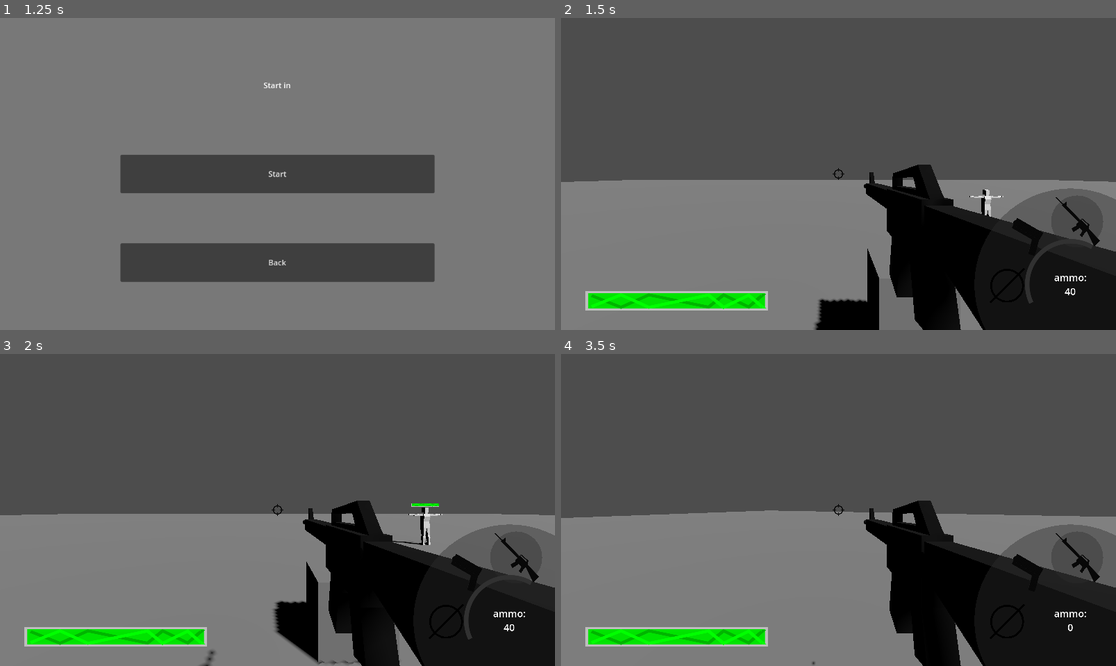
Above: before the commit, frames 1-4 (two rows, left to right).
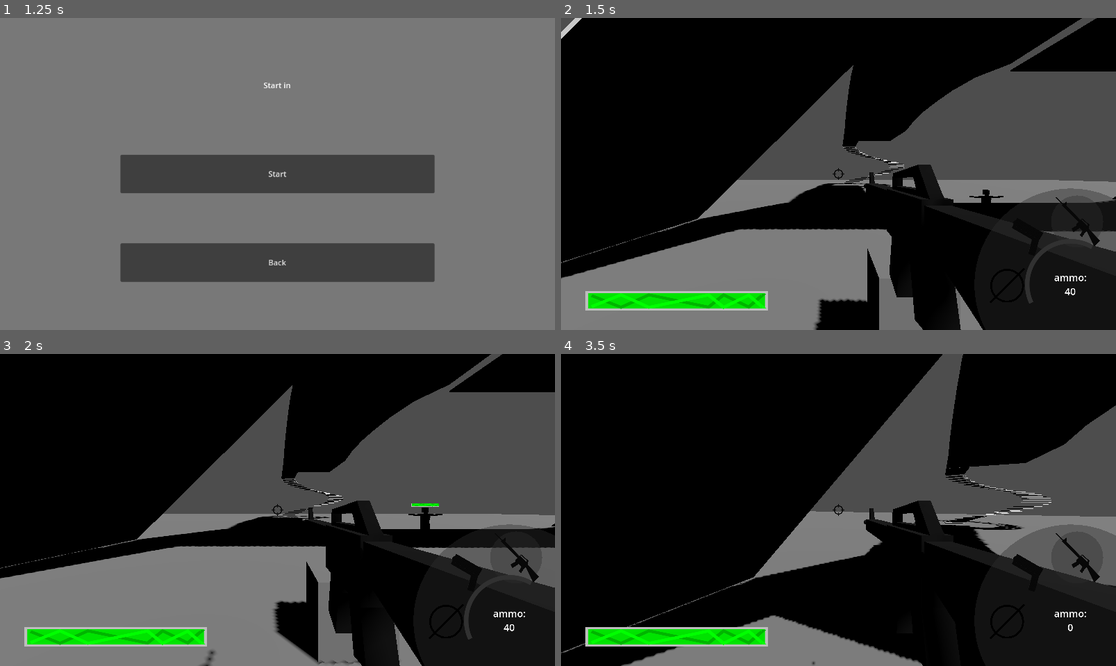
Above: after the commit, the same moments.

Repository: KellyBringino/FirstPersonShooterTest
Game: Godot game, scene res://UI/MainMenu.tscn
Same seed, same stepped clock (60 frames per second), same inputs: the game is played once before the commit and once after it.
Inputs (mouse positions are in pixels of both pictures, inside the frame that each line leads up to):
- Up to frame 1 (1.25 s): click "Start" at 0.5 s
- Up to frame 2 (1.5 s): click "Start" at 1.25 s
- Up to frame 3 (2 s): no input
- Up to frame 4 (3.5 s): tap Enter at 2 s; move the mouse to (866, 510) at 2.02 s; press the mouse at (866, 510) at 2.03 s; hold W (forward) from 2.03 s (still down); tap Space (jump) at 2.27, 3.02 s; move the mouse to (810, 510) at 2.77 s; release the mouse at (810, 510) at 2.78 s; click (810, 510) at 2.85 s

Frame 1 is identical in both runs. In frame 2, 47% of the frame differs, in the area x 0-100%, y 0-84%; in frame 3, 40%; in frame 4, 60%, in the area x 0-100%, y 0-100%.
Error in both runs: Invalid access to property or key 'collision_layer' on a base object of type 'null instance'. (res://Guns/Gun.gd:23)

Commit message:
added physical skeletons to enemies

Diff:
--- a/Enemies/enemy.gd
+++ b/Enemies/enemy.gd
@@ -19,6 +19,7 @@
 	if not is_on_floor():
 		velocity.y -= gravity * delta
 
+
 	move_and_slide()
 
 func damage(amount):
--- a/Enemies/enemy.tscn
+++ b/Enemies/enemy.tscn
@@ -1,7 +1,7 @@
-[gd_scene load_steps=8 format=3 uid="uid://d0hem5d3ho1dn"]
+[gd_scene load_steps=7 format=3 uid="uid://d0hem5d3ho1dn"]
 
 [ext_resource type="Script" path="res://Enemies/enemy.gd" id="1_qr6at"]
-[ext_resource type="PackedScene" uid="uid://t7gjbrn433l" path="res://Models/doll.glb" id="2_c0nj7"]
+[ext_resource type="PackedScene" uid="uid://btblrptk4sci8" path="res://Models/doll.tscn" id="2_bfte6"]
 [ext_resource type="Texture2D" uid="uid://cjrf3h3xoxrj0" path="res://Sprites/health.svg" id="4_n2ayh"]
 [ext_resource type="Texture2D" uid="uid://b1owhjin572wr" path="res://Sprites/bar back.svg" id="4_nf1n1"]
 
@@ -9,8 +9,6 @@
 
 [sub_resource type="ViewportTexture" id="ViewportTexture_xdtsg"]
 viewport_path = NodePath("Sprite3D/SubViewport")
-
-[sub_resource type="CylinderShape3D" id="CylinderShape3D_kpbdn"]
 
 [node name="Enemy" type="CharacterBody3D"]
 editor_description = "Enemy"
@@ -26,8 +24,7 @@
 [node name="ModelController" type="Node3D" parent="."]
 transform = Transform3D(-1, 0, -8.74228e-08, 0, 1, 0, 8.74228e-08, 0, -1, 0, 0, 0)
 
-[node name="doll" parent="ModelController" instance=ExtResource("2_c0nj7")]
-transform = Transform3D(-1, 0, 8.74228e-08, 0, 1, 0, -8.74228e-08, 0, -1, 0, 0, 0)
+[node name="doll" parent="ModelController" instance=ExtResource("2_bfte6")]
 
 [node name="Sprite3D" type="Sprite3D" parent="."]
 transform = Transform3D(0.2, 0, 0, 0, 0.2, 0, 0, 0, 0.2, 0, 2.14703, 0)
@@ -43,11 +40,3 @@
 value = 100.0
 texture_under = ExtResource("4_nf1n1")
 texture_progress = ExtResource("4_n2ayh")
-
-[node name="Area3D" type="Area3D" parent="."]
-collision_layer = 16
-collision_mask = 16
-
-[node name="CollisionShape3D" type="CollisionShape3D" parent="Area3D"]
-transform = Transform3D(0.5, 0, 0, 0, 1, 0, 0, 0, 0.5, 0, 1, 0)
-shape = SubResource("CylinderShape3D_kpbdn")
--- a/Guns/Gun.gd
+++ b/Guns/Gun.gd
@@ -21,7 +21,7 @@
 		mag -= 1
 		var object = shootRay.get_collider()
 		if object.collision_layer == 16:
-			object = object.get_node("../")
+			object = object.get_node("../../../../../")
 		if (object != null):
 			#print("hit a " + str(object))
 			#print(str(object.collision_layer))
--- a/Levels/testing_level.tscn
+++ b/Levels/testing_level.tscn
@@ -1,8 +1,9 @@
-[gd_scene load_steps=8 format=3 uid="uid://mp7msrg85bwo"]
+[gd_scene load_steps=9 format=3 uid="uid://mp7msrg85bwo"]
 
 [ext_resource type="PackedScene" uid="uid://b5gjr4qrdvma7" path="res://UI/GUI.tscn" id="1_8n7cw"]
 [ext_resource type="PackedScene" uid="uid://dq3sqbqaxx6kc" path="res://Player/Player.tscn" id="1_q3npf"]
 [ext_resource type="PackedScene" uid="uid://d0hem5d3ho1dn" path="res://Enemies/enemy.tscn" id="2_jvg7n"]
+[ext_resource type="PackedScene" uid="uid://bqvtyxpdghbsl" path="res://Models/battlefield1.glb" id="4_yuqeh"]
 
 [sub_resource type="BoxShape3D" id="BoxShape3D_ea8a7"]
 
@@ -50,3 +51,5 @@
 
 [node name="Enemy2" parent="." instance=ExtResource("2_jvg7n")]
 transform = Transform3D(1, 0, 0, 0, 1, 0, 0, 0, 1, 5, 0, 1)
+
+[node name="battlefield1" parent="." instance=ExtResource("4_yuqeh")]
--- /dev/null
+++ b/Models/doll.tscn
@@ -0,0 +1,328 @@
+[gd_scene load_steps=16 format=3 uid="uid://btblrptk4sci8"]
+
+[ext_resource type="PackedScene" uid="uid://t7gjbrn433l" path="res://Models/doll.glb" id="1_hxqbl"]
+
+[sub_resource type="BoxShape3D" id="BoxShape3D_c2ahu"]
+size = Vector3(0.255, 0.8, 0.34)
+
+[sub_resource type="CapsuleShape3D" id="CapsuleShape3D_75sq1"]
+radius = 0.06
+height = 0.35
+
+[sub_resource type="CapsuleShape3D" id="CapsuleShape3D_fmwi2"]
+radius = 0.06
+height = 0.3
+
+[sub_resource type="CapsuleShape3D" id="CapsuleShape3D_og6kx"]
+radius = 0.045
+height = 0.16
+
+[sub_resource type="CapsuleShape3D" id="CapsuleShape3D_ucfi4"]
+radius = 0.06
+height = 0.35
+
+[sub_resource type="CapsuleShape3D" id="CapsuleShape3D_mdp0a"]
+radius = 0.06
+height = 0.3
+
+[sub_resource type="CapsuleShape3D" id="CapsuleShape3D_p7gvi"]
+radius = 0.045
+height = 0.16
+
+[sub_resource type="BoxShape3D" id="BoxShape3D_5ay47"]
+size = Vector3(0.237213, 0.251251, 0.200989)
+
+[sub_resource type="CapsuleShape3D" id="CapsuleShape3D_bhye4"]
+radius = 0.08
+height = 0.366538
+
+[sub_resource type="CapsuleShape3D" id="CapsuleShape3D_5jgqk"]
+radius = 0.07
+height = 0.452621
+
+[sub_resource type="CapsuleShape3D" id="CapsuleShape3D_hp1ta"]
+radius = 0.07
+height = 0.4
+
+[sub_resource type="CapsuleShape3D" id="CapsuleShape3D_0x1wm"]
+radius = 0.08
+height = 0.366538
+
+[sub_resource type="CapsuleShape3D" id="CapsuleShape3D_o71mr"]
+radius = 0.07
+height = 0.452621
+
+[sub_resource type="CapsuleShape3D" id="CapsuleShape3D_bd385"]
+radius = 0.07
+height = 0.4
+
+[node name="doll" instance=ExtResource("1_hxqbl")]
+
+[node name="Armature" parent="." index="0"]
+transform = Transform3D(-4.37114e-08, 0, -1, 0, 1, 0, 1, 0, -4.37114e-08, 0, 0, 0)
+
+[node name="hands" parent="Armature/Skeleton3D" index="0"]
+transform = Transform3D(0.29501, 4.32967e-09, 1.04737e-08, -9.64292e-09, 1, -2.98023e-08, -4.41787e-09, 7.45058e-08, 1, -0.018547, 1.63641, -0.850441)
+
+[node name="forearms" parent="Armature/Skeleton3D" index="1"]
+transform = Transform3D(1, 3.83651e-09, 1.67887e-08, -3.07727e-08, 1, -2.5332e-07, -1.50169e-08, 2.23517e-07, 1.39053, -0.0185471, 1.61813, -0.636404)
+
+[node name="bicepts_001" parent="Armature/Skeleton3D" index="2"]
+transform = Transform3D(1, 3.55067e-09, 2.15514e-08, -2.99187e-08, 1, -3.27826e-07, -1.73459e-08, 2.75671e-07, 1.39053, -0.0165004, 1.6122, -0.336373)
+
+[node name="hands_001" parent="Armature/Skeleton3D" index="3"]
+transform = Transform3D(0.29501, -3.56067e-09, -2.88132e-08, -1.84212e-08, 1, -4.47035e-08, 2.10311e-09, -1.41561e-07, 1, -0.0185471, 1.63641, 0.850442)
+
+[node name="forearms_001" parent="Armature/Skeleton3D" index="4"]
+transform = Transform3D(1, -1.28147e-08, -3.286e-08, -5.23637e-08, 1, 2.98023e-08, -1.23299e-09, -1.19209e-07, 1.39053, -0.0185471, 1.61813, 0.636405)
+
+[node name="bicepts" parent="Armature/Skeleton3D" index="5"]
+transform = Transform3D(1, -2.79397e-09, -4.93928e-08, -6.18747e-08, 1, -3.72529e-08, 9.3587e-09, -8.56817e-08, 1.39053, -0.0165004, 1.6122, 0.336373)
+
+[node name="head_2" parent="Armature/Skeleton3D" index="6"]
+transform = Transform3D(1, -7.45058e-09, 9.07034e-11, -3.72529e-08, 1, 1.16415e-10, -9.3368e-11, 3.49244e-10, 1, -5.57111e-09, 1.875, 3.83566e-10)
+
+[node name="neck_2" parent="Armature/Skeleton3D" index="7"]
+transform = Transform3D(1, 1.49012e-08, 7.59766e-11, -5.96046e-08, 1, 1.20211e-10, -7.86393e-11, 3.45446e-10, 1, -0.0156563, 1.71582, 3.10431e-10)
+
+[node name="feet" parent="Armature/Skeleton3D" index="8"]
+transform = Transform3D(0.999999, -1.49009e-08, -3.46968e-07, 2.53318e-07, 1, -2.81793e-06, 3.32227e-07, 2.4861e-06, 1, 0.0845562, 0.0453132, 0.154583)
+
+[node name="calves" parent="Armature/Skeleton3D" index="9"]
+transform = Transform3D(1, -5.35619e-07, 4.2545e-07, 5.96016e-07, 1, 1.07288e-06, -3.12791e-07, -1.11759e-06, 1.39053, -0.0280941, 0.354771, 0.134561)
+
+[node name="thighs" parent="Armature/Skeleton3D" index="10"]
+transform = Transform3D(1, -8.475e-07, 8.98452e-07, 8.92176e-07, 1, -1.43796e-06, -6.51896e-07, 6.78003e-07, 1.39053, -0.00115118, 0.731809, 0.101277)
+
+[node name="feet_001" parent="Armature/Skeleton3D" index="11"]
+transform = Transform3D(1, -2.68222e-07, -6.74033e-07, 3.27826e-07, 1, -1.43676e-06, 7.33183e-07, 1.50042e-06, 1, 0.0845562, 0.0453128, -0.154583)
+
+[node name="calves_001" parent="Armature/Skeleton3D" index="12"]
+transform = Transform3D(1, -7.49071e-07, 1.48494e-07, 9.17104e-07, 1, -1.43051e-06, -4.88141e-08, 1.09524e-06, 1.39053, -0.0280941, 0.354771, -0.134561)
+
+[node name="thighs_001" parent="Armature/Skeleton3D" index="13"]
+transform = Transform3D(1, -1.20818e-06, 1.00297e-07, 1.37387e-06, 1, -1.8999e-06, -1.40379e-08, 1.45286e-06, 1.39053, -0.00115118, 0.731809, -0.101277)
+
+[node name="Physical Bone spine2" type="PhysicalBone3D" parent="Armature/Skeleton3D" index="15"]
+transform = Transform3D(1, 1.20679e-10, -1.10716e-09, 1.10695e-09, -9.07575e-21, -1, -1.23407e-10, 1, -4.65661e-10, 3.94543e-10, 1.35635, 1.42049e-10)
+collision_layer = 16
+collision_mask = 16
+joint_type = 1
+joint_offset = Transform3D(1, 0, 0, 0, 1, 0, 0, 0, 1, 1.11022e-16, -5.47087e-17, 0.110646)
+body_offset = Transform3D(1, 0, 0, 0, -1.53062e-20, -1, 0, 1, -7.25235e-18, -1.11022e-16, 0.110646, 5.55112e-17)
+bone_name = "spine2"
+joint_constraints/bias = 0.3
+joint_constraints/damping = 1.0
+joint_constraints/impulse_clamp = 0.0
+
+[node name="CollisionShape3D" type="CollisionShape3D" parent="Armature/Skeleton3D/Physical Bone spine2" index="0"]
+transform = Transform3D(1, 0, 0, 0, 0, 1, 0, -1, 0, 0, 0, 0)
+shape = SubResource("BoxShape3D_c2ahu")
+
+[node name="Physical Bone bicepL" type="PhysicalBone3D" parent="Armature/Skeleton3D" index="16"]
+transform = Transform3D(0.999905, -0.000595805, 0.0137871, -8.04274e-05, 0.998883, 0.0489886, -0.0137984, -0.0489887, 0.998735, -0.0176927, 1.60784, -0.352731)
+collision_layer = 16
+collision_mask = 16
+joint_type = 1
+joint_offset = Transform3D(1, 0, 0, 0, 1, 0, 0, 0, 1, 1.14079e-06, 1.02756e-08, 0.152924)
+body_offset = Transform3D(1, -1.18976e-07, 5.36442e-07, -3.93018e-07, 2.08148e-07, -1.00003, 2.52039e-08, 1.00008, -8.46731e-07, -1.22283e-06, 0.152929, 1.19209e-07)
+bone_name = "bicepL"
+joint_constraints/bias = 0.3
+joint_constraints/damping = 1.0
+joint_constraints/impulse_clamp = 0.0
+
+[node name="CollisionShape3D" type="CollisionShape3D" parent="Armature/Skeleton3D/Physical Bone bicepL" index="0"]
+transform = Transform3D(1, 0, 0, 0, 0, 1, 0, -1, 0, 0, 0, 0)
+shape = SubResource("CapsuleShape3D_75sq1")
+
+[node name="Physical Bone forearmL" type="PhysicalBone3D" parent="Armature/Skeleton3D" index="17"]
+transform = Transform3D(1, -2.77637e-08, -1.5347e-08, -1.26332e-09, 0.992448, -0.122662, 1.56957e-08, 0.122662, 0.992448, -0.0197915, 1.61862, -0.653265)
+collision_layer = 16
+collision_mask = 16
+joint_type = 1
+joint_offset = Transform3D(1, 0, 0, 0, 1, 0, 0, 0, 1, -8.24756e-06, 2.68378e-07, 0.148928)
+body_offset = Transform3D(1, 1.37845e-12, -1.40955e-08, -1.40977e-08, -1.93715e-07, -1, 2.7045e-13, 1, -2.01166e-07, 8.24966e-06, 0.148928, -2.38419e-07)
+bone_name = "forearmL"
+joint_constraints/bias = 0.3
+joint_constraints/damping = 1.0
+joint_constraints/impulse_clamp = 0.0
+
+[node name="CollisionShape3D" type="CollisionShape3D" parent="Armature/Skeleton3D/Physical Bone forearmL" index="0"]
+transform = Transform3D(1, 0, 0, 0, 0, 1, 0, -1, 0, 0, 0, 0)
+shape = SubResource("CapsuleShape3D_fmwi2")
+
+[node name="Physical Bone handL" type="PhysicalBone3D" parent="Armature/Skeleton3D" index="18"]
+transform = Transform3D(-0.9966, -0.0757147, -0.0253746, 0.0754893, -0.997086, 0.00975909, -0.0260269, 0.00780272, 0.999886, -0.0191718, 1.63665, -0.825755)
+collision_layer = 16
+collision_mask = 16
+joint_type = 1
+joint_offset = Transform3D(1, 0, 0, 0, 1, 0, 0, 0, 1, 1.41055e-06, 2.45287e-07, 0.0246884)
+body_offset = Transform3D(-0.996855, -0.0765522, -0.00277724, 3.75696e-06, 0.0361828, -0.999601, 0.0766027, -0.996396, -0.0360782, 6.99908e-05, 0.0246786, 0.000890851)
+bone_name = "handL"
+joint_constraints/bias = 0.3
+joint_constraints/damping = 1.0
+joint_constraints/impulse_clamp = 0.0
+
+[node name="CollisionShape3D" type="CollisionShape3D" parent="Armature/Skeleton3D/Physical Bone handL" index="0"]
+transform = Transform3D(1, 0, 0, 0, 0, 1, 0, -1, 0, 0, 0, 0)
+shape = SubResource("CapsuleShape3D_og6kx")
+
+[node name="Physical Bone bicepR" type="PhysicalBone3D" parent="Armature/Skeleton3D" index="19"]
+transform = Transform3D(0.999905, 0.000593911, 0.0137648, -7.31648e-05, -0.998833, 0.0490032, 0.0137992, -0.048986, -0.999074, -0.0176931, 1.60781, 0.352742)
+collision_layer = 16
+collision_mask = 16
+joint_type = 1
+joint_offset = Transform3D(1, 0, 0, 0, 1, 0, 0, 0, 1, 5.56557e-06, -3.20511e-05, 0.152885)
+body_offset = Transform3D(1, -9.09931e-06, -2.65371e-05, 6.51926e-09, 1.12137e-07, -1.00037, -1.74623e-10, 1.00003, 3.02042e-06, -1.50874e-06, 0.152941, 3.15905e-05)
+bone_name = "bicepR"
+joint_constraints/bias = 0.3
+joint_constraints/damping = 1.0
+joint_constraints/impulse_clamp = 0.0
+
+[node name="CollisionShape3D" type="CollisionShape3D" parent="Armature/Skeleton3D/Physical Bone bicepR" index="0"]
+transform = Transform3D(1, 0, 0, 0, 0, 1, 0, -1, 0, 0, 0, 0)
+shape = SubResource("CapsuleShape3D_ucfi4")
+
+[node name="Physical Bone forearmR" type="PhysicalBone3D" parent="Armature/Skeleton3D" index="20"]
+transform = Transform3D(1, -1.08278e-06, 4.76027e-08, -1.13393e-06, -0.99245, -0.122662, 1.55266e-07, 0.122662, -0.99245, -0.0198075, 1.61862, 0.653266)
+collision_layer = 16
+collision_mask = 16
+joint_type = 1
+joint_offset = Transform3D(1, 0, 0, 0, 1, 0, 0, 0, 1, 7.6994e-06, 2.88497e-08, 0.148929)
+body_offset = Transform3D(1, 3.41061e-13, 5.23448e-09, 5.30682e-09, -1.49012e-07, -1, -3.52429e-12, 1, -1.93715e-07, -7.70018e-06, 0.148929, 0)
+bone_name = "forearmR"
+joint_constraints/bias = 0.3
+joint_constraints/damping = 1.0
+joint_constraints/impulse_clamp = 0.0
+
+[node name="CollisionShape3D" type="CollisionShape3D" parent="Armature/Skeleton3D/Physical Bone forearmR" index="0"]
+transform = Transform3D(1, 0, 0, 0, 0, 1, 0, -1, 0, 0, 0, 0)
+shape = SubResource("CapsuleShape3D_mdp0a")
+
+[node name="Physical Bone handR" type="PhysicalBone3D" parent="Armature/Skeleton3D" index="21"]
+transform = Transform3D(0.996831, -0.0757265, -0.0253619, -0.0755018, -0.997098, 0.0097478, -0.0260284, -0.00780805, -0.999989, -0.0191734, 1.63666, 0.825758)
+collision_layer = 16
+collision_mask = 16
+joint_type = 1
+joint_offset = Transform3D(1, 0, 0, 0, 1, 0, 0, 0, 1, 5.90058e-07, 1.14265e-05, 0.0246882)
+body_offset = Transform3D(0.997086, -0.0765671, -0.00276242, 5.79283e-07, 0.0361778, -0.999703, 0.0766185, 0.996408, 0.0360943, 6.84857e-05, 0.0246804, -0.000902534)
+bone_name = "handR"
+joint_constraints/bias = 0.3
+joint_constraints/damping = 1.0
+joint_constraints/impulse_clamp = 0.0
+
+[node name="CollisionShape3D" type="CollisionShape3D" parent="Armature/Skeleton3D/Physical Bone handR" index="0"]
+transform = Transform3D(1, 0, 0, 0, 0, 1, 0, -1, 0, 0, 0, 0)
+shape = SubResource("CapsuleShape3D_p7gvi")
+
+[node name="Physical Bone head" type="PhysicalBone3D" parent="Armature/Skeleton3D" index="22"]
+transform = Transform3D(1, 1.20711e-10, -1.35236e-10, -4.48387e-08, -1.95978e-15, -1, -1.3981e-10, 1, -4.65661e-10, -5.57952e-09, 1.81278, 3.54304e-10)
+collision_layer = 16
+collision_mask = 16
+joint_type = 1
+joint_offset = Transform3D(1, 0, 0, 0, 1, 0, 0, 0, 1, 1.44329e-15, 2.89605e-13, 0.0622176)
+body_offset = Transform3D(1, 0, -1.50364e-08, -1.50364e-08, -4.62432e-15, -1, -1.64349e-11, 1, -4.51826e-15, 9.35527e-10, 0.0622176, -2.89324e-13)
+bone_name = "head"
+joint_constraints/bias = 0.3
+joint_constraints/damping = 1.0
+joint_constraints/impulse_clamp = 0.0
+
+[node name="CollisionShape3D" type="CollisionShape3D" parent="Armature/Skeleton3D/Physical Bone head" index="0"]
+transform = Transform3D(1, -7.35523e-15, 0, 0, 1.66812e-20, 1, -1.88294e-12, -1, -4.54949e-23, -0.00010681, 3.0517e-05, -0.0633987)
+shape = SubResource("BoxShape3D_5ay47")
+
+[node name="Physical Bone thighR" type="PhysicalBone3D" parent="Armature/Skeleton3D" index="23"]
+transform = Transform3D(0.998654, 2.56694e-05, 0.0518559, -0.0517754, -0.0561932, 0.997077, 0.00291429, -0.99842, -0.0561184, -0.00950482, 0.711394, 0.106452)
+collision_layer = 16
+collision_mask = 16
+joint_type = 1
+joint_offset = Transform3D(1, 0, 0, 0, 1, 0, 0, 0, 1, 1.1996e-06, 1.63767e-06, 0.18327)
+body_offset = Transform3D(1, 2.5386e-05, -1.46404e-06, -1.11759e-08, -1.65005e-06, -1, 9.97318e-11, 1, 1.70564e-07, -9.31323e-07, 0.18327, -1.66893e-06)
+bone_name = "thighR"
+joint_constraints/bias = 0.3
+joint_constraints/damping = 1.0
+joint_constraints/impulse_clamp = 0.0
+
+[node name="CollisionShape3D" type="CollisionShape3D" parent="Armature/Skeleton3D/Physical Bone thighR" index="0"]
+transform = Transform3D(1, 0, 0, 0, 0, 1, 0, -1, 0, 0, 0, 0)
+shape = SubResource("CapsuleShape3D_bhye4")
+
+[node name="Physical Bone calfR" type="PhysicalBone3D" parent="Armature/Skeleton3D" index="24"]
+transform = Transform3D(0.998682, 2.59501e-05, 0.051327, -0.0511144, -0.0909911, 0.994539, 0.00467054, -0.995862, -0.090872, -0.0306231, 0.303588, 0.1373)
+collision_layer = 16
+collision_mask = 16
+joint_type = 1
+joint_offset = Transform3D(1, 0, 0, 0, 1, 0, 0, 0, 1, -3.31543e-07, -3.21663e-07, 0.226309)
+body_offset = Transform3D(1, 2.57732e-05, 0, 3.39001e-07, -1.89297e-06, -1, -1.03116e-07, 1.00001, 8.94602e-07, 3.31551e-07, 0.226309, 1.19209e-07)
+bone_name = "calfR"
+joint_constraints/bias = 0.3
+joint_constraints/damping = 1.0
+joint_constraints/impulse_clamp = 0.0
+
+[node name="CollisionShape3D" type="CollisionShape3D" parent="Armature/Skeleton3D/Physical Bone calfR" index="0"]
+transform = Transform3D(1, 0, 0, 0, 0, 1, 0, -1, 0, 0, 0, 0)
+shape = SubResource("CapsuleShape3D_5jgqk")
+
+[node name="Physical Bone footR" type="PhysicalBone3D" parent="Armature/Skeleton3D" index="25"]
+transform = Transform3D(-0.116395, 0.227684, -0.967977, -0.527714, 0.817431, 0.253458, 0.84141, 0.539819, 0.025112, 0.0211602, 0.0619112, 0.156302)
+collision_layer = 16
+collision_mask = 16
+joint_type = 1
+joint_offset = Transform3D(1, 0, 0, 0, 1, 0, 0, 0, 1, -6.89877e-05, -4.28091e-05, 0.0654952)
+body_offset = Transform3D(0.540396, -0.847286, -0.0390231, -3.65078e-06, 0.0462793, -0.99985, 0.841411, 0.539817, 0.0251109, 0.00255684, 0.0654873, -0.00156349)
+bone_name = "footR"
+joint_constraints/bias = 0.3
+joint_constraints/damping = 1.0
+joint_constraints/impulse_clamp = 0.0
+
+[node name="CollisionShape3D" type="CollisionShape3D" parent="Armature/Skeleton3D/Physical Bone footR" index="0"]
+transform = Transform3D(1, 0, 0, 0, -4.37114e-08, 1, 0, -1, -4.37114e-08, 0, 0, 0)
+shape = SubResource("CapsuleShape3D_hp1ta")
+
+[node name="Physical Bone thighL" type="PhysicalBone3D" parent="Armature/Skeleton3D" index="26"]
+transform = Transform3D(0.998649, -5.86774e-06, 0.0518572, -0.0517761, 0.0561936, 0.997077, -0.00291391, -0.99842, 0.0561193, -0.00950385, 0.711395, -0.10645)
+collision_layer = 16
+collision_mask = 16
+joint_type = 1
+joint_offset = Transform3D(1, 0, 0, 0, 1, 0, 0, 0, 1, 4.12771e-08, 2.30756e-07, 0.183269)
+body_offset = Transform3D(0.999994, -5.96626e-06, -2.04891e-07, 1.01328e-06, 4.06345e-07, -1, -2.56539e-08, 1, -1.1778e-06, -3.72529e-09, 0.183269, -1.49012e-08)
+bone_name = "thighL"
+joint_constraints/bias = 0.3
+joint_constraints/damping = 1.0
+joint_constraints/impulse_clamp = 0.0
+
+[node name="CollisionShape3D" type="CollisionShape3D" parent="Armature/Skeleton3D/Physical Bone thighL" index="0"]
+transform = Transform3D(1, 0, 0, 0, 0, 1, 0, -1, 0, 0, 0, 0)
+shape = SubResource("CapsuleShape3D_0x1wm")
+
+[node name="Physical Bone calfL" type="PhysicalBone3D" parent="Armature/Skeleton3D" index="27"]
+transform = Transform3D(0.998682, 8.45656e-06, 0.0513268, -0.0511139, 0.0909941, 0.994539, -0.00466973, -0.995852, 0.0908701, -0.0306235, 0.303587, -0.1373)
+collision_layer = 16
+collision_mask = 16
+joint_type = 1
+joint_offset = Transform3D(1, 0, 0, 0, 1, 0, 0, 0, 1, 5.14297e-08, -3.05612e-07, 0.22631)
+body_offset = Transform3D(1, 7.87309e-06, -2.27243e-07, -1.04308e-07, -3.65495e-06, -1, -9.61089e-08, 1, 8.89507e-07, 0, 0.22631, 1.04308e-07)
+bone_name = "calfL"
+joint_constraints/bias = 0.3
+joint_constraints/damping = 1.0
+joint_constraints/impulse_clamp = 0.0
+
+[node name="CollisionShape3D" type="CollisionShape3D" parent="Armature/Skeleton3D/Physical Bone calfL" index="0"]
+transform = Transform3D(1, 0, 0, 0, 0, 1, 0, -1, 0, 0, 0, 0)
+shape = SubResource("CapsuleShape3D_o71mr")
+
+[node name="Physical Bone footL" type="PhysicalBone3D" parent="Armature/Skeleton3D" index="28"]
+transform = Transform3D(0.116389, 0.226274, -0.967086, 0.527703, 0.810809, 0.253218, 0.841418, -0.539512, -0.0250268, 0.0211584, 0.0619127, -0.15625)
+collision_layer = 16
+collision_mask = 16
+joint_type = 1
+joint_offset = Transform3D(1, 0, 0, 0, 1, 0, 0, 0, 1, 2.15379e-05, -1.37928e-05, 0.0655548)
+body_offset = Transform3D(-0.540386, -0.840514, -0.0389809, 6.70552e-08, 0.0463281, -0.998927, 0.841417, -0.539513, -0.0250259, 0.00255543, 0.0654851, 0.001615)
+bone_name = "footL"
+joint_constraints/bias = 0.3
+joint_constraints/damping = 1.0
+joint_constraints/impulse_clamp = 0.0
+
+[node name="CollisionShape3D" type="CollisionShape3D" parent="Armature/Skeleton3D/Physical Bone footL" index="0"]
+transform = Transform3D(1, 0, 0, 0, -4.37114e-08, 1, 0, -1, -4.37114e-08, 0, 0, 0)
+shape = SubResource("CapsuleShape3D_bd385")
--- a/Player/Player.tscn
+++ b/Player/Player.tscn
@@ -1,7 +1,7 @@
 [gd_scene load_steps=4 format=3 uid="uid://dq3sqbqaxx6kc"]
 
 [ext_resource type="Script" path="res://Player/Player.gd" id="1_c8ruj"]
-[ext_resource type="PackedScene" uid="uid://t7gjbrn433l" path="res://Models/doll.glb" id="2_x6hyk"]
+[ext_resource type="PackedScene" uid="uid://btblrptk4sci8" path="res://Models/doll.tscn" id="2_bncf3"]
 
 [sub_resource type="CapsuleShape3D" id="CapsuleShape3D_gp11y"]
 
@@ -35,8 +35,7 @@
 [node name="ModelController" type="Node3D" parent="."]
 transform = Transform3D(-1, 0, -8.74228e-08, 0, 1, 0, 8.74228e-08, 0, -1, 0, 0, 0)
 
-[node name="doll" parent="ModelController" instance=ExtResource("2_x6hyk")]
-transform = Transform3D(-1, 0, 8.74228e-08, 0, 1, 0, -8.74228e-08, 0, -1, 0, 0, 0)
+[node name="doll2" parent="ModelController" instance=ExtResource("2_bncf3")]
 
 [node name="SwapButtonTimer" type="Timer" parent="."]
 one_shot = true
Binary file added: Models/battlefield1.glb
Not shown, added: Models/battlefield1.glb.import
Binary file added: reference images/playground.png
Not shown, added: reference images/playground.png.import
Not shown, added: Models/battlefield1.blend
